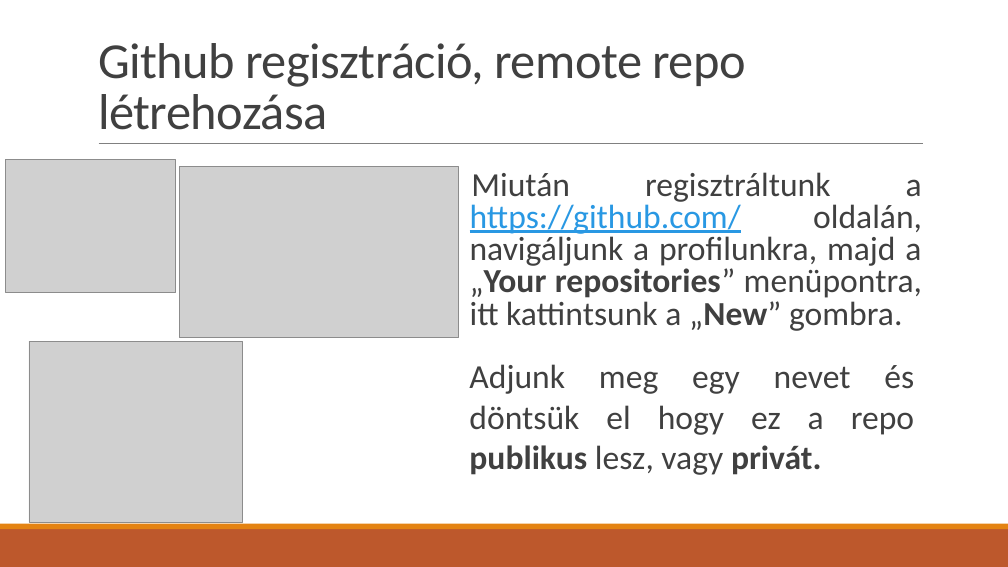
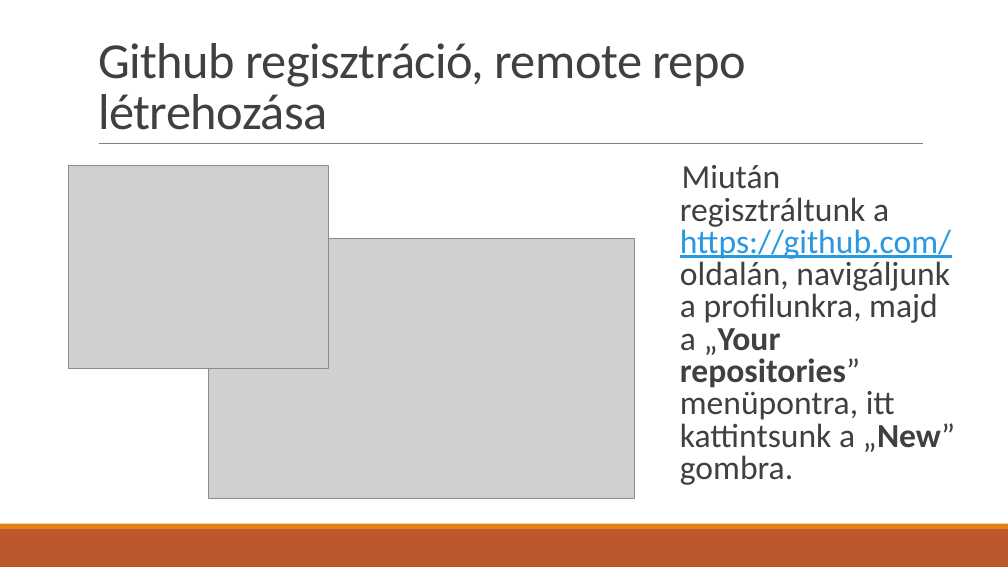
Before and after one commit to BognarBalint/Ikt_Projektmunka_2024-2025_Bogn-r_Roli_Kimi, a slide deck: slide 2 of Git_használat.pptx. Drawn at 1008x567 pixels with LibreOffice and Linux fonts; fonts in the diff are those of the drawing; grey boxes stand for pictures. Boxes give left, top, right and bottom in pixels: in the first picture for what was removed or moved away, otherwise in the second. Text is boxed around its words. In the diff, an @@ line names an element or a change of style, - is before the commit and + after.

```diff
--- a/Git_használat.pptx
+++ b/Git_használat.pptx
@@ picture: place and size @@
-picture at bbox=[5, 160, 175, 293]
+picture at bbox=[69, 166, 329, 369]
@@ text "Miután regisztráltunk a https://github.com/ oldalán, ...": place and size @@
-text "Miután regisztráltunk a https://github.com/ oldalán, ..." at bbox=[470, 172, 922, 331]
+text "Miután regisztráltunk a https://github.com/ oldalán, ..." at bbox=[680, 165, 955, 485]
@@ text "Miután regisztráltunk a https://github.com/ oldalán, ..." at bbox=[680, 165, 955, 485]: alignment justified to left @@
@@ picture: place and size @@
-picture at bbox=[179, 166, 459, 338]
+picture at bbox=[209, 238, 634, 499]
@@ picture removed at bbox=[29, 341, 243, 522] @@
@@ text removed at bbox=[469, 364, 914, 475] @@
-Adjunk meg egy nevet és döntsük el hogy ez a repo publikus lesz, vagy privát.
```
Also in this commit, not shown: 8 other slides changed, 2 slides added.
